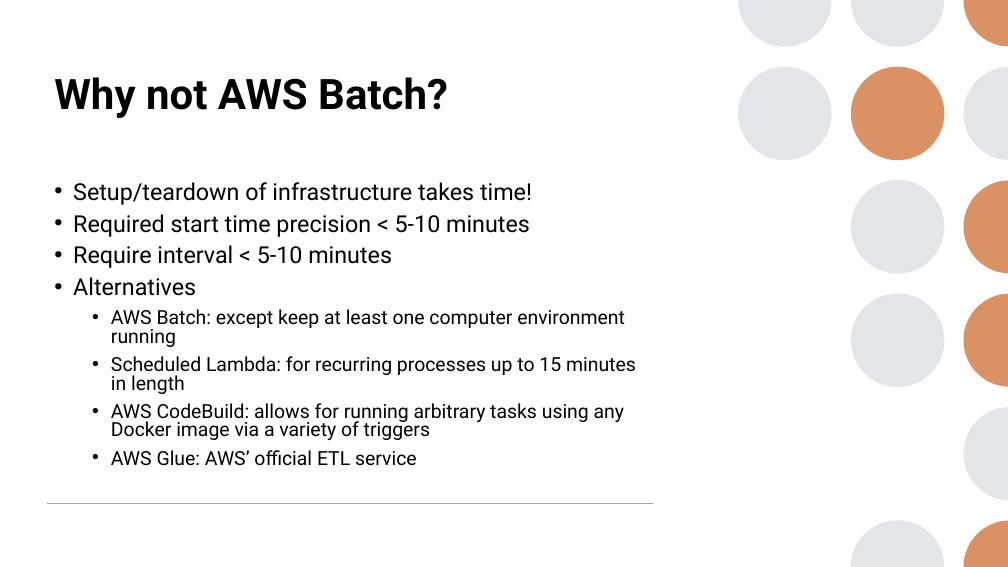
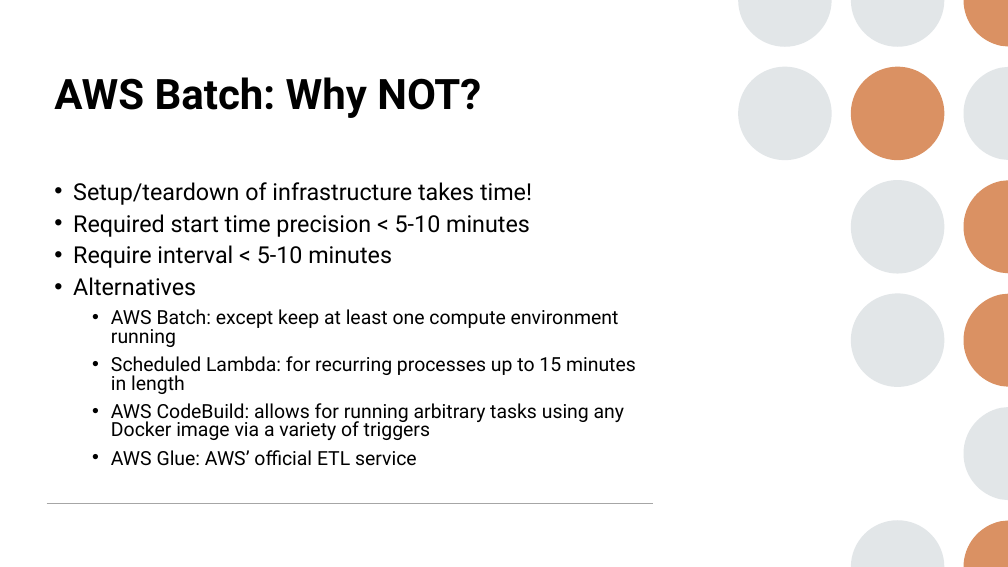
Before and after one commit to krcourville/aws-batch-python-runner, a slide deck: slide 5 of presentation/aws-batch-runner.pptx (slide 3 before the commit). Drawn at 1008x567 pixels with LibreOffice and Linux fonts; fonts in the diff are those of the drawing. Boxes give left, top, right and bottom in pixels: in the first picture for what was removed or moved away, otherwise in the second. Text is boxed around its words. In the diff, an @@ line names an element or a change of style, - is before the commit and + after.

Commit message:
presentation updates

```diff
--- a/presentation/aws-batch-runner.pptx
+++ b/presentation/aws-batch-runner.pptx
@@ title at (x1=54, y1=77, x2=481, y2=118): text changed @@
-Why not AWS Batch?
+AWS Batch: Why NOT?
@@ text at (x1=111, y1=309, x2=619, y2=347): text changed @@
-  • AWS Batch: except keep at least one computer environment running
+  • AWS Batch: except keep at least one compute environment running
```
Also in this commit, not shown: 4 other slides changed, 3 slides added.
